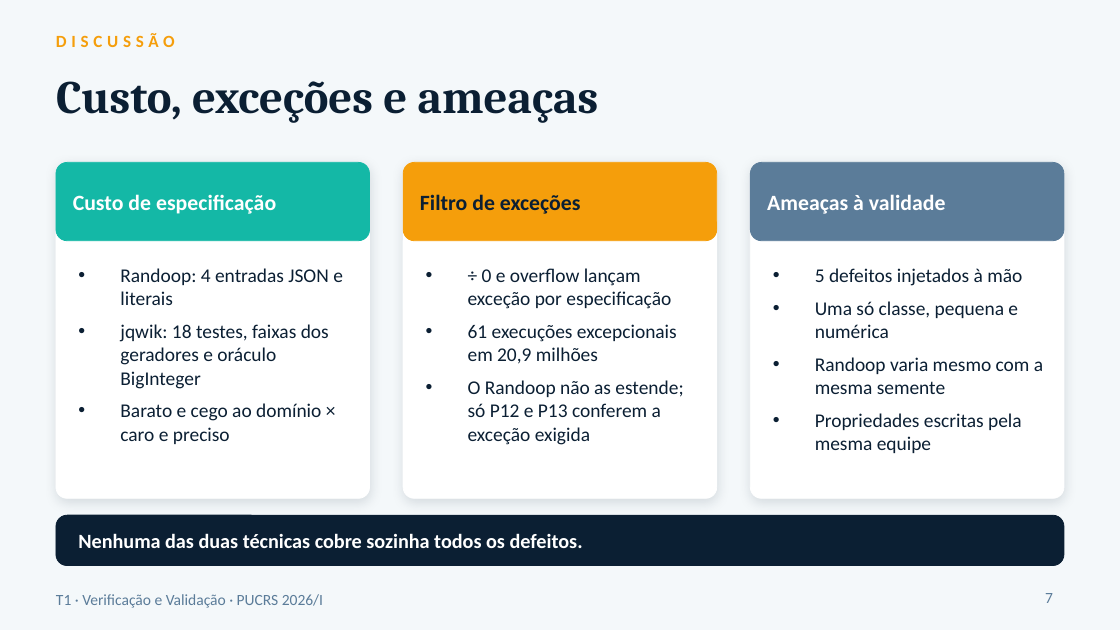
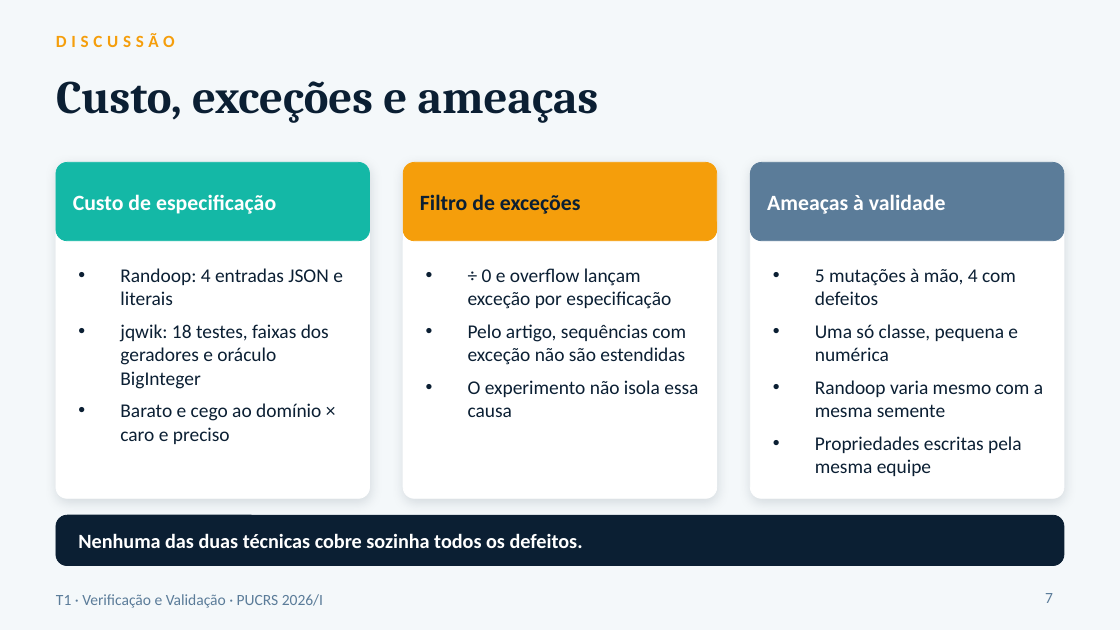
Before and after one commit to theeduardohoffmann/fraction-lab, a slide deck: slide 7 of apresentacao/apresentacao.pptx. Drawn at 1120x630 pixels with LibreOffice and Linux fonts; fonts in the diff are those of the drawing. Boxes give left, top, right and bottom in pixels: in the first picture for what was removed or moved away, otherwise in the second. Text is boxed around its words. In the diff, an @@ line names an element or a change of style, - is before the commit and + after.

```diff
--- a/apresentacao/apresentacao.pptx
+++ b/apresentacao/apresentacao.pptx
@@ text at (815,268,1016,305): text changed @@
-• 5 defeitos injetados à mão
+• 5 mutações à mão, 4 com defeitos
@@ text at (468,324,698,417): text changed @@
-• 61 execuções excepcionais em 20,9 milhões
-• O Randoop não as estende; só P12 e P13 conferem a exceção exigida
+• Pelo artigo, sequências com exceção não são estendidas
+• O experimento não isola essa causa
```
Also in this commit, not shown: 4 other slides changed, 7 other files.
